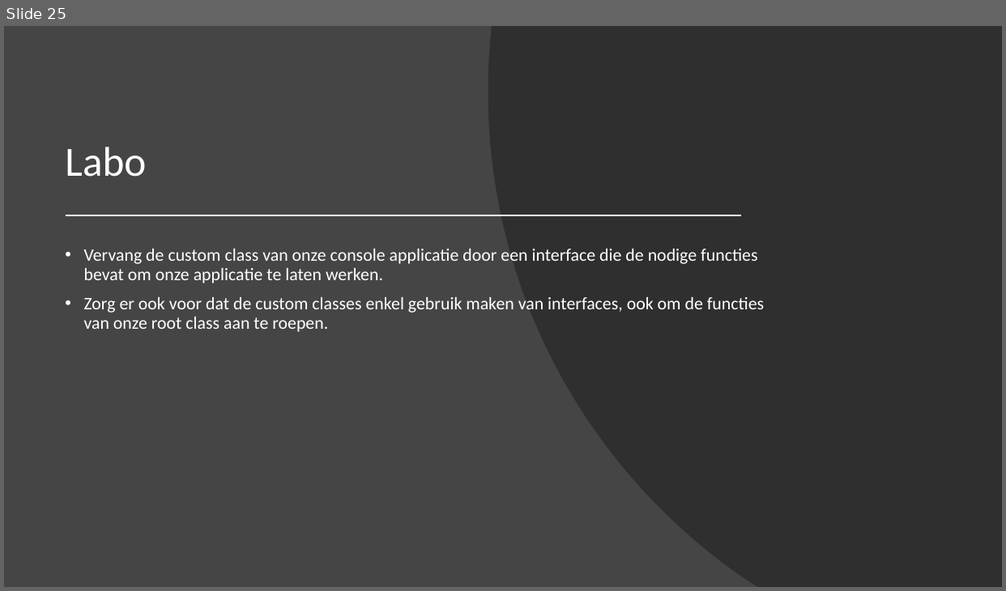
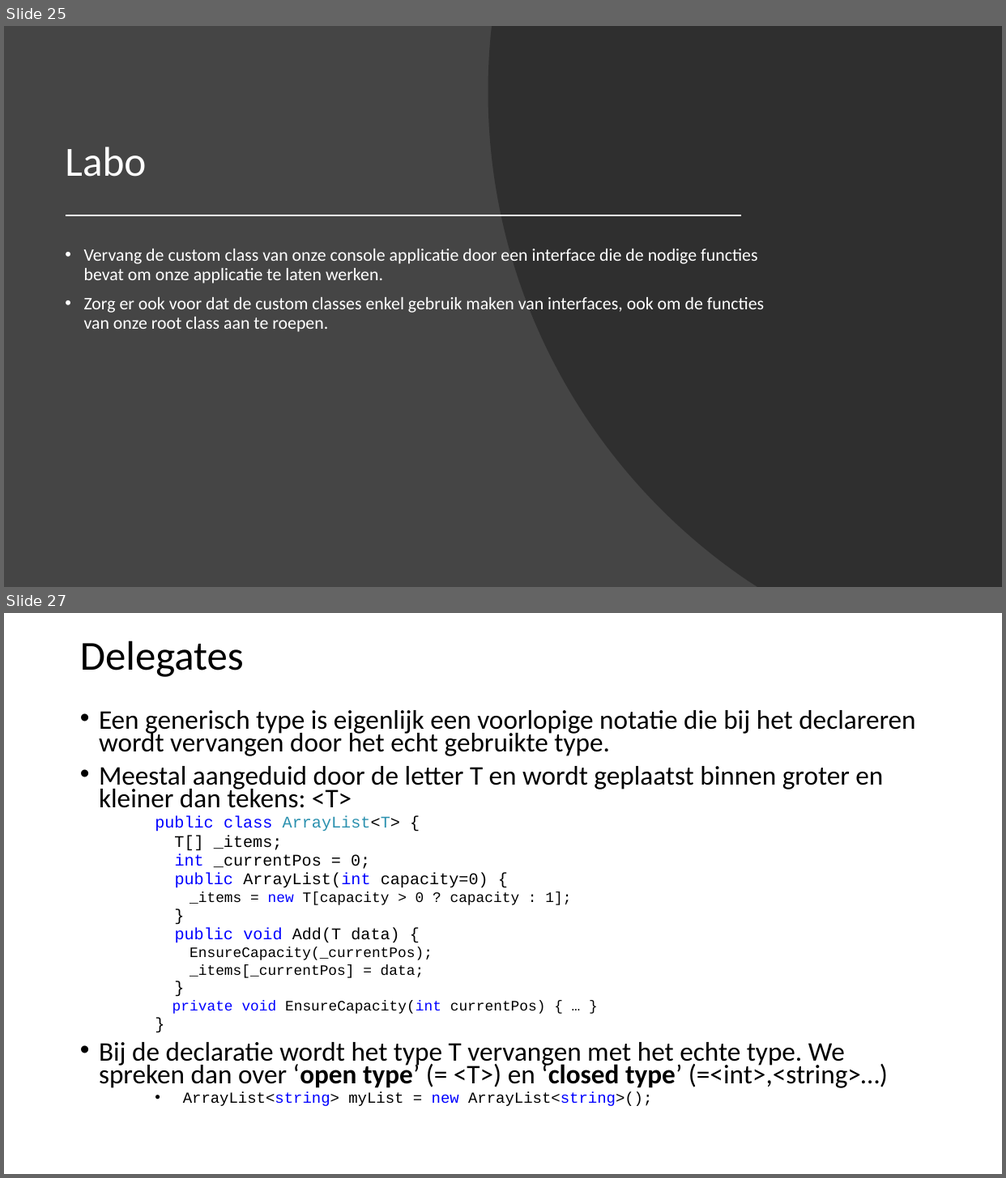
Before and after one commit to Fleximinded/BasicCSharp, a slide deck: Powerpoints/BasisCSharp-OO.pptx. Shown one above the other, each under a label of ours: slide 25 before the commit, slides 25 and 27 after it; the slides between them are not shown. The pictures are 1006x591 and 1006x1178 pixels, drawn with LibreOffice and Linux fonts; fonts in the diff are those of the drawing. Boxes give left, top, right and bottom in pixels: in the first picture for what was removed or moved away, otherwise in the second. Text is boxed around its words. In the diff, an @@ line names an element or a change of style, - is before the commit and + after.

```diff
--- a/Powerpoints/BasisCSharp-OO.pptx
+++ b/Powerpoints/BasisCSharp-OO.pptx
@@ slide 27 added at bbox=[4, 613, 1002, 1174], background #FFFFFF @@
@@ title added at bbox=[80, 641, 244, 677], 39.6 pt, text #000000 @@
+Delegates
@@ text added at bbox=[99, 710, 915, 1106], 25.9 pt, text #000000 @@
+• Een generisch type is eigenlijk een voorlopige notatie die bij het declareren wordt vervangen door het echt gebruikte type.
+• Meestal aangeduid door de letter T en wordt geplaatst binnen groter en kleiner dan tekens: <T>
+    public class ArrayList<T> {
+    T[] _items;
+    int _currentPos = 0;
+    public ArrayList(int capacity=0) {
+    _items = new T[capacity > 0 ? capacity : 1];
+    }
+    public void Add(T data) {
+    EnsureCapacity(_currentPos);
+    _items[_currentPos] = data;
+    }
+    private void EnsureCapacity(int currentPos) { … }
+    }
+• Bij de declaratie wordt het type T vervangen met het echte type. We spreken dan over ‘open type’ (= <T>) en ‘closed type’ (=<int>,<string>…)
+    • ArrayList<string> myList = new ArrayList<string>();
```
Also in this commit, not shown: 4 other slides added, 12 other files.
